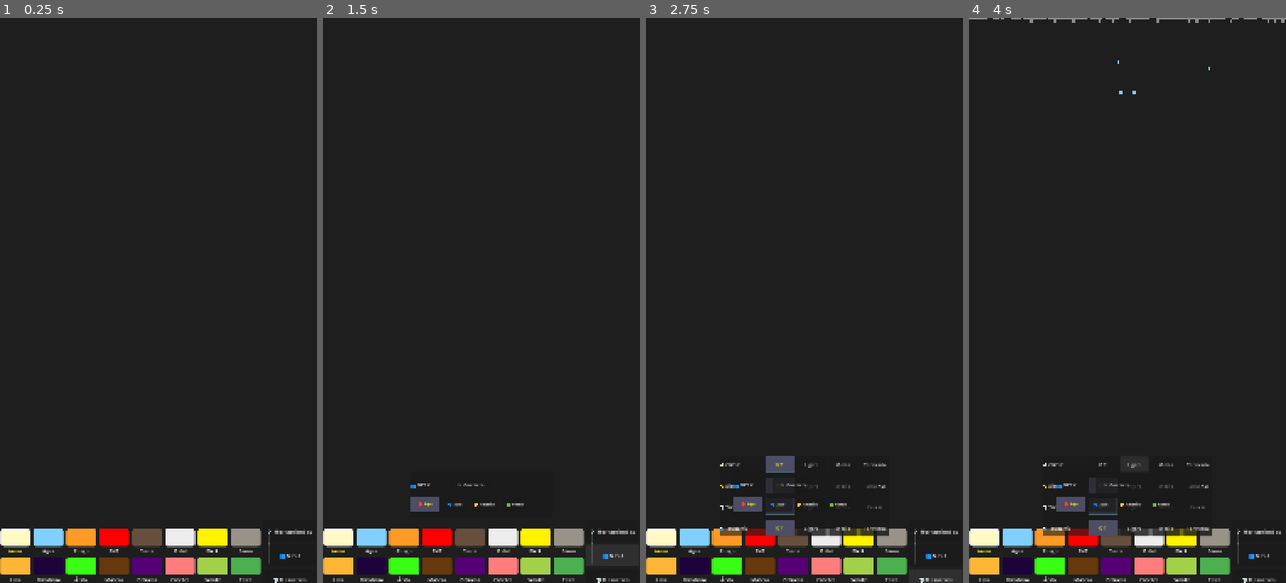
Above: before the commit, frames 1-4 (left to right).
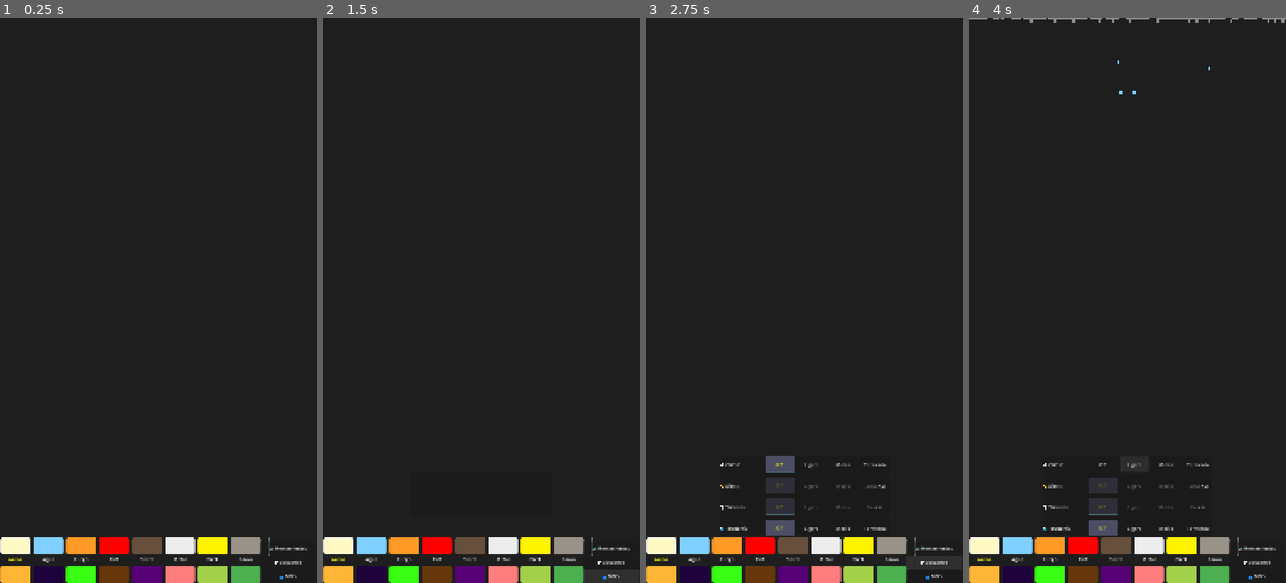
Above: after the commit, the same moments.

Repository: OmarSaez/Sandbox-game
Game: Godot game, scene res://scenes/main/main_scene.tscn
The game is run twice, just before and just after one commit, with the same random seed, the same clock (stepped at 60 frames per second) and the same inputs.
Inputs:
- Up to frame 1 (0.25 s): no input
- Up to frame 2 (1.5 s): click "🛠️ Herramientas" at 0.5 s; click "👥 NPCs" at 1.25 s
- Up to frame 3 (2.75 s): click "🌪️ Desastres" at 2 s
- Up to frame 4 (4 s): click "Off" at 2.75 s; click "Ligero" at 3.5 s

The runs differ from the first frame. In frame 1, 4.9% of the frame differs, in the area x 0-99%, y 90-100%; in frame 2, 5.3%, in the area x 0-99%, y 82-100%; in frame 3, 5.1%; in frame 4, 5.1%.

Commit message:
Se corrige el bug de botones duplicados

Diff:
--- a/sandbox/scripts/sandbox/sandbox_grid.gd
+++ b/sandbox/scripts/sandbox/sandbox_grid.gd
@@ -295,7 +295,6 @@
 
 	# UI SETUP (Must happen AFTER materials are registered)
 	_setup_main_ui_containers()
-	_setup_ui()
 
 	# FORCE START HIDDEN
 	tools_panel.visible = false
@@ -415,20 +414,46 @@
 		material_grid.size_flags_horizontal = Control.SIZE_EXPAND_FILL
 
 	# ALWAYS Refresh Scroll Height for the current scale
-	material_scroll.custom_minimum_size = Vector2(0, 180 * s)
-
-	# 4. FIND ActionButtons
-	if not action_vbox:
-		action_vbox = main_controls.find_child("ActionButtons", true, false)
-
-	# CLEAN ONLY CHILDREN FOR REFRESH (Using immediate free to avoid async naming bugs)
+	material_scroll.custom_minimum_size = Vector2(0, 130 * s)
+	material_scroll.offset_top = -130 * s
+	material_scroll.anchor_top = 1.0
+	material_scroll.anchor_bottom = 1.0
+	material_scroll.offset_bottom = 0
+
+	# 4. ROBUST CLONE DETECTION: Find and cleanup ALL ActionButtons nodes (including renamed ones)
+	var found_action_boxes = []
+	for child in main_controls.get_children():
+		if child.name.begins_with("ActionButtons"):
+			found_action_boxes.append(child)
+
+	if found_action_boxes.size() > 0:
+		action_vbox = found_action_boxes[0] # Keep the first one
+
+		# Terminate all OTHER clones found
+		for i in range(1, found_action_boxes.size()):
+			found_action_boxes[i].free()
+
+		# Clean the survivor COMPLETELY before rebuild
+		for child in action_vbox.get_children():
+			if is_instance_valid(child): child.free()
+
+		# PIN Survivor to HUD Floor
+		action_vbox.anchor_bottom = 1.0
+		action_vbox.anchor_top = 1.0
+		action_vbox.offset_bottom = 0
+		action_vbox.offset_top = -130 * s
+		action_vbox.add_theme_constant_override("separation", 3 * s) # Compact
+		action_vbox.alignment = BoxContainer.ALIGNMENT_END # PUSH TO BOTTOM
+
+	# CLEAN MATERIAL GRID
 	if material_grid:
 		for child in material_grid.get_children():
 			if is_instance_valid(child): child.free()
-	if action_vbox:
-		for child in action_vbox.get_children():
-			if is_instance_valid(child): child.free()
-
+
+	# 5. CONSTRUCT ALL SUB-UI
+	_setup_tools_ui()
+	_setup_disaster_ui()
+	_setup_npc_ui()
 	_setup_npc_panel_node() # Ensure NPC panel node exists
 
 	_setup_materials_within_grid()
@@ -440,8 +465,8 @@
 	var ui_root = get_parent().get_node("UI")
 	var tools_btn = Button.new()
 	tools_btn.name = "ToolsBtn"
-	tools_btn.custom_minimum_size = Vector2(150 * s, 60 * s)
-	tools_btn.add_theme_font_size_override("font_size", 16 * s)
+	tools_btn.custom_minimum_size = Vector2(160 * s, 38 * s) # Slim height
+	tools_btn.add_theme_font_size_override("font_size", 14 * s) # Compact font
 	tools_btn.text = tr[current_language]["tools"]
 	ui_elements["tools_btn"] = tools_btn
 	action_vbox.add_child(tools_btn)
@@ -525,10 +550,8 @@
 	var scale_labels = [tr[current_language]["size"] + " 1.0", tr[current_language]["size"] + " 1.2", tr[current_language]["size"] + " 1.5", tr[current_language]["size"] + " 2.0"]
 	create_row.call("ui_size", scale_labels, func(l):
 		ui_scale_level = l
-		_setup_main_ui_containers() # REBUILD EVERYTHING WITH NEW SCALE
-		_setup_tools_ui() # REBUILD TOOLS TOO
-		_setup_disaster_ui() # REBUILD DISASTERS TOO
-		tools_panel.visible = true # Keep open
+		_setup_main_ui_containers() # Handle complete HUD refresh automatically
+		tools_panel.visible = true # Keep open after scale change
 	)
 
 	# DIRECT RESET BUTTON (Bottom of Tools)
@@ -546,8 +569,8 @@
 	var s = _get_ui_scale()
 	var disaster_btn = Button.new()
 	disaster_btn.name = "DisasterBtn"
-	disaster_btn.custom_minimum_size = Vector2(150 * s, 60 * s)
-	disaster_btn.add_theme_font_size_override("font_size", 16 * s)
+	disaster_btn.custom_minimum_size = Vector2(160 * s, 38 * s) # Slim height
+	disaster_btn.add_theme_font_size_override("font_size", 14 * s) # Compact font
 	disaster_btn.text = tr[current_language]["disasters"]
 	ui_elements["disaster_btn"] = disaster_btn
 	action_vbox.add_child(disaster_btn)
@@ -639,20 +662,20 @@
 		# Handle direct button nodes (Tools/Disasters)
 		if key == "tools_btn":
 			node_data.text = tr[current_language]["tools"]
-			node_data.custom_minimum_size = Vector2(150 * s, 60 * s)
-			node_data.add_theme_font_size_override("font_size", 16 * s)
+			node_data.custom_minimum_size = Vector2(160 * s, 38 * s)
+			node_data.add_theme_font_size_override("font_size", 14 * s)
 		elif key == "disaster_btn":
 			node_data.text = tr[current_language]["disasters"]
-			node_data.custom_minimum_size = Vector2(150 * s, 60 * s)
-			node_data.add_theme_font_size_override("font_size", 16 * s)
+			node_data.custom_minimum_size = Vector2(160 * s, 38 * s)
+			node_data.add_theme_font_size_override("font_size", 14 * s)
 		elif key == "npc_btn":
 			node_data.text = tr[current_language]["npc"]
-			node_data.custom_minimum_size = Vector2(150 * s, 60 * s)
-			node_data.add_theme_font_size_override("font_size", 16 * s)
+			node_data.custom_minimum_size = Vector2(160 * s, 38 * s)
+			node_data.add_theme_font_size_override("font_size", 14 * s)
 		elif key == "reset_btn":
 			node_data.text = tr[current_language]["reset"]
-			node_data.custom_minimum_size = Vector2(0, 50 * s)
-			node_data.add_theme_font_size_override("font_size", 16 * s)
+			node_data.custom_minimum_size = Vector2(0, 38 * s)
+			node_data.add_theme_font_size_override("font_size", 14 * s)
 
 		# Handle Labels (Main labels for rows and material names)
 		elif node_data is Label:
@@ -1541,8 +1564,8 @@
 	var s = _get_ui_scale()
 	var npc_btn = Button.new()
 	npc_btn.name = "NPCBtn"
-	npc_btn.custom_minimum_size = Vector2(150 * s, 60 * s)
-	npc_btn.add_theme_font_size_override("font_size", 16 * s)
+	npc_btn.custom_minimum_size = Vector2(160 * s, 38 * s) # Slim height
+	npc_btn.add_theme_font_size_override("font_size", 14 * s) # Compact font
 	npc_btn.text = tr[current_language]["npc"]
 	ui_elements["npc_btn"] = npc_btn
 	action_vbox.add_child(npc_btn)
